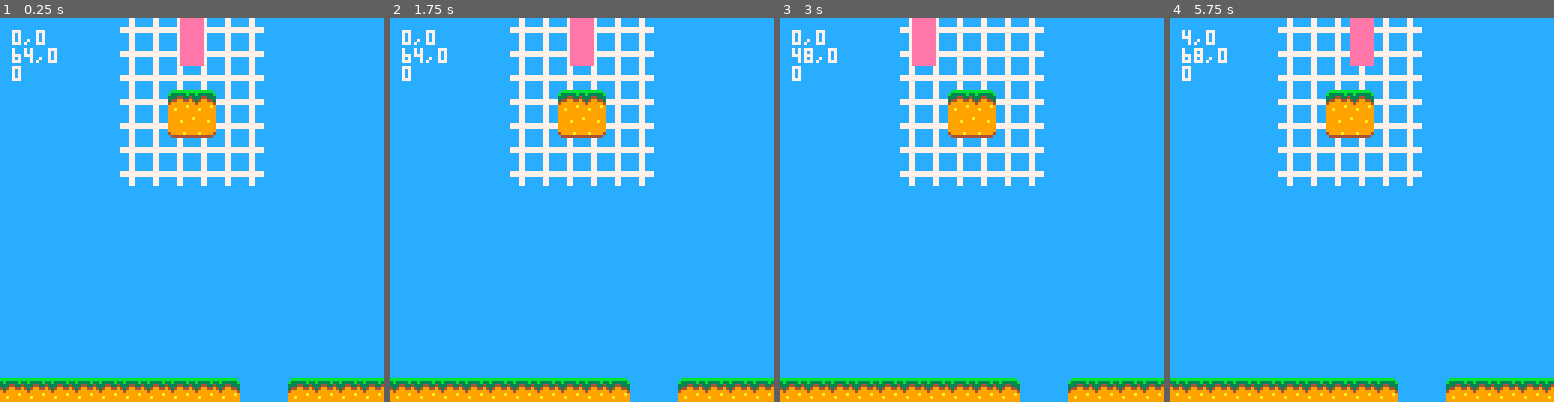
Above: before the commit, frames 1-4 (left to right).
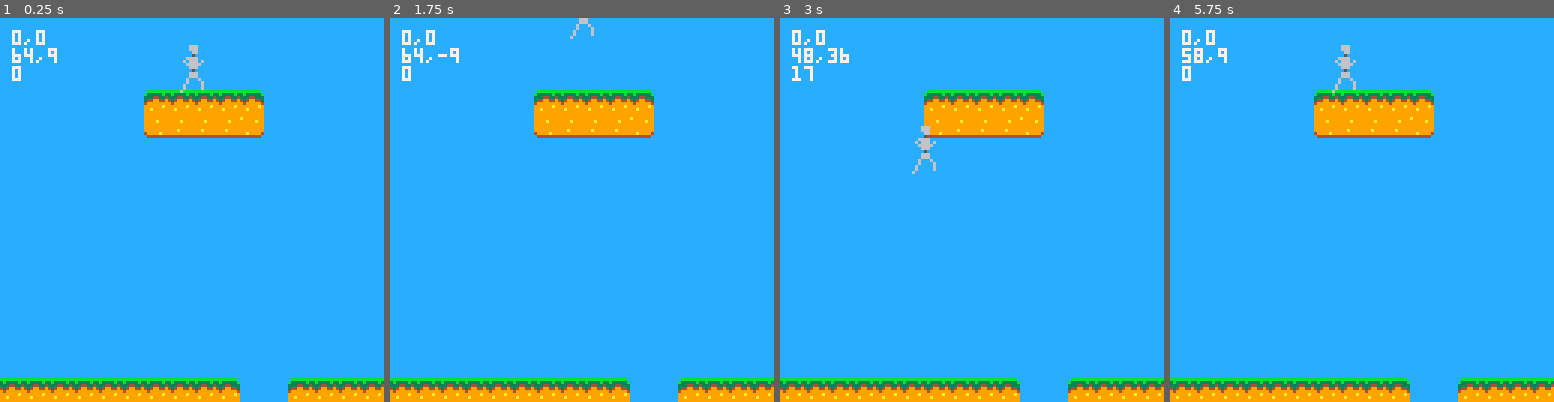
Above: after the commit, the same moments.

Repository: kivlor/android-escape
Game: PICO-8 cartridge map.p8
Two runs of this game, one before a commit and one after it. Both use one fixed random seed, a clock stepped at 60 frames per second and the inputs below.
Inputs:
- Up to frame 1 (0.25 s): no input
- Up to frame 2 (1.75 s): tap O (Z key) at 0.33, 0.7, 1.43 s
- Up to frame 3 (3 s): hold Left 1.97-2.37 s; tap O (Z key) at 2.22 s; hold Right from 2.87 s (still down)
- Up to frame 4 (5.75 s): tap O (Z key) at 3.1, 3.98, 4.87 s; release Right at 3.53 s; hold Right 4.13-4.53 s; hold Left from 5.13 s (still down)

The runs differ from the first frame. In frame 1, 8.5% of the frame differs, in the area x 12-69%, y 0-44%; in frame 2, 8.5%; in frame 3, 8.7%; in frame 4, 11%, in the area x 0-100%, y 0-100%.

Commit message:
map is now a basic platformer

Diff:
--- a/map.p8
+++ b/map.p8
@@ -3,7 +3,7 @@
 __lua__
 function _init()
 	cam={x=0,y=0}
-	player={x=64,y=0}
+	player={x=64,y=0,j=false}
 end
 
 function _draw()
@@ -13,12 +13,8 @@
 	rectfill(0,0,255,127,12)
 	map(0,0,0,0,128,128)
 
-	rectfill(
-		player.x-4,
-		player.y,
-		player.x+3,
-		player.y+15,14
-	)
+	spr(5,player.x-4,player.y)
+	spr(21,player.x-4,player.y+8)
 
 	ccords=cam.x..","..cam.y
 	print(ccords,cam.x+4,4,7)
@@ -26,7 +22,10 @@
 	pcords=player.x..","..player.y
 	print(pcords,cam.x+4,10,7)
 
-	pcoll=mget(0,3)
+	pcoll=mget(
+		flr(player.x/8),
+		flr(player.y/8)
+	)
 	print(pcoll,cam.x+4,16,7)
 end
 
@@ -49,13 +48,53 @@
 		end
 	end
 
-
-
-	if mget(player.x,player.y+16)==0 then
-		--player.y+=2
-	end
-end
-
+	if btn(4) and collflr() then
+		if player.j==false then
+			player.j=12
+		end
+	end
+
+	if player.j!=false then
+		player.j-=1
+
+		if player.j>2 then
+			player.y-=2
+		else
+			player.j=false
+		end
+	end
+
+	if collflr()==false then
+		if player.j==false then
+			player.y+=3
+		end
+	end
+
+	if player.y>128 then
+		reset()
+	end
+end
+
+function reset()
+	cam={x=0,y=0}
+	player={x=64,y=0,j=false}
+end
+
+function collflr()
+	x=flr((player.x-4)/8)
+	y=flr((player.y+16)/8)
+
+	l=mget(x,y)
+	r=mget(x+1,y)
+
+	if l>0 and l<4 then
+		return true
+	elseif r>0 and r<4 then
+		return true
+	end
+
+	return false
+end
 
 
 
@@ -191,165 +230,165 @@
 0000000000000000000000000000000000000000000000000000000000000000000000000000000000000000000000000000000000000000000000000000000000000000000000000000000000000000000000000000000000000000000000000000000000000000000000000000000000000000000000000000000000000000
 0000000000000000000000000000000000000000000000000000000000000000000000000000000000000000000000000000000000000000000000000000000000000000000000000000000000000000000000000000000000000000000000000000000000000000000000000000000000000000000000000000000000000000
 __map__
-0000001616040404040404160000000000000000000000000000000000000000000000000000000000000000000000000000000000000000000000000000000000000000000000000000000000000000000000000000000000000000000000000000000000000000000000000000000000000000000000000000000000000000
-0000001616040404040404160000000000000000000000000000000000000000000000000000000000000000000000000000000000000000000000000000000000000000000000000000000000000000000000000000000000000000000000000000000000000000000000000000000000000000000000000000000000000000
-0000000000040404040404161616161616161616161616161616161616161616161616161616161616161616161616161616161616161600000000000000000000000000000000000000000000000000000000000000000000000000000000000000000000000000000000000000000000000000000000000000000000000000
-0000000000040401030404161616161616161616161616161616161616161616161616161616161616161616161616161616161616161600000000000000000000000000000000000000000000000000000000000000000000000000000000000000000000000000000000000000000000000000000000000000000000000000
-1616000000040411130404161616161616161616161616161616161616161616161616161616161616161616161616161616161616161600000000000000000000000000000000000000000000000000000000000000000000000000000000000000000000000000000000000000000000000000000000000000000000000000
-0000000000040404040404161616161616161616161616161616161616161616161616161616161616161616161616161616161616161600000000000000000000000000000000000000000000000000000000000000000000000000000000000000000000000000000000000000000000000000000000000000000000000000
-0000000000040404040404161616161616161616161616161616161616161616161616161616161616161616161616161616161616161600000000000000000000000000000000000000000000000000000000000000000000000000000000000000000000000000000000000000000000000000000000000000000000000000
-1414141414001414141616161616161616161616161616161616161616161616161616161616161616161616161616161616161616161600000000000000000000000000000000000000000000000000000000000000000000000000000000000000000000000000000000000000000000000000000000000000000000000000
-1616161616161616161616161616161616161616161616161616161616161616161616161616161616161616161616161616161616161600000000000000000000000000000000000000000000000000000000000000000000000000000000000000000000000000000000000000000000000000000000000000000000000000
-1616161616161616161616161616161616161616161616161616161616161616161616161616161616161616161616161616161616161600000000000000000000000000000000000000000000000000000000000000000000000000000000000000000000000000000000000000000000000000000000000000000000000000
-1616161616161616161616161616161616161616161616161616161616161616161616161616161616161616161616161616161616161600000000000000000000000000000000000000000000000000000000000000000000000000000000000000000000000000000000000000000000000000000000000000000000000000
-1616161616161616161616161616161616161616161616161616161616161616161616161616161616161616161616161616161616161600000000000000000000000000000000000000000000000000000000000000000000000000000000000000000000000000000000000000000000000000000000000000000000000000
-1616161616161616161616161616161616161616161616161616161616161616161616161616161616161616161616161616161616161600000000000000000000000000000000000000000000000000000000000000000000000000000000000000000000000000000000000000000000000000000000000000000000000000
-1616161616161616161600000000000000161616161616161616010202031616161616161616161616161616161616161616161616161600000000000000000000000000000000000000000000000000000000000000000000000000000000000000000000000000000000000000000000000000000000000000000000000000
-1616161616161616161616000000000000000000000000000016161616161616161616161616161616161616161616161616161616161600000000000000000000000000000000000000000000000000000000000000000000000000000000000000000000000000000000000000000000000000000000000000000000000000
-0202020202020202020300000102020202020202020202030000000001020202161616161616161616161616161616161616161616161600000000000000000000000000000000000000000000000000000000000000000000000000000000000000000000000000000000000000000000000000000000000000000000000000
-0000000000000516161616161616161600161616161616161616161600160016161616161616161616161616161616161616161616161600000000000000000000000000000000000000000000000000000000000000000000000000000000000000000000000000000000000000000000000000000000000000000000000000
-0505050505050516161616161616001616161616161616161616161616161616161616161616161616161616161616161616161616161600000000000000000000000000000000000000000000000000000000000000000000000000000000000000000000000000000000000000000000000000000000000000000000000000
-0505050505050516161616161616161616161616161616161616161616161616161616161616161616161616161616161616161616161600000000000000000000000000000000000000000000000000000000000000000000000000000000000000000000000000000000000000000000000000000000000000000000000000
-0505050505050516161616161600161616161616161616161616161616161616161616161616161616161616161616161616161616161600000000000000000000000000000000000000000000000000000000000000000000000000000000000000000000000000000000000000000000000000000000000000000000000000
-0505050505050516161616161616161616161616161600001616161616161616161616161616161616161616161616161616161616161600000000000000000000000000000000000000000000000000000000000000000000000000000000000000000000000000000000000000000000000000000000000000000000000000
-0505050500000016161616161616001616161616161616160016161616161616161616161616161616161616161616161616161616161600000000000000000000000000000000000000000000000000000000000000000000000000000000000000000000000000000000000000000000000000000000000000000000000000
-0505050505050500160000000000001616161616161616161616161616161616161616161616161616161616161616161616161616161600000000000000000000000000000000000000000000000000000000000000000000000000000000000000000000000000000000000000000000000000000000000000000000000000
-0505050505050516161600000000001600161616161616161616001616161616161616161616161616161616161616161616161616161600000000000000000000000000000000000000000000000000000000000000000000000000000000000000000000000000000000000000000000000000000000000000000000000000
-1616161616161616161616161616161616161616161616161616161616161616161616161616161616161616161616161616161616161600000000000000000000000000000000000000000000000000000000000000000000000000000000000000000000000000000000000000000000000000000000000000000000000000
-1616161616161616161616161616161616161616161616161616161616001616161616161616161616161616161616161616161616161600000000000000000000000000000000000000000000000000000000000000000000000000000000000000000000000000000000000000000000000000000000000000000000000000
-1616161616161616161616161616161616161616161616161616161616160016161616161616161616161616161616161616161616161600000000000000000000000000000000000000000000000000000000000000000000000000000000000000000000000000000000000000000000000000000000000000000000000000
-1616161616161616161616161616161616161616160016161616161616160016161616161616161616161616161616161616161616161600000000000000000000000000000000000000000000000000000000000000000000000000000000000000000000000000000000000000000000000000000000000000000000000000
-1616161616161616161616161616161616161616161616161600161616001616161616161616161616161616161616161616161616161600000000000000000000000000000000000000000000000000000000000000000000000000000000000000000000000000000000000000000000000000000000000000000000000000
-1616161616161616161616161616161616161616161616161616160016161616161616161616161616161616161616161616161616161600000000000000000000000000000000000000000000000000000000000000000000000000000000000000000000000000000000000000000000000000000000000000000000000000
-1616161616161616161616161616161616161616161616161616161616161616161616161616161616161616161616161616161616161600000000000000000000000000000000000000000000000000000000000000000000000000000000000000000000000000000000000000000000000000000000000000000000000000
-1616161616161616161616161616161616161616161616161616161616161616161616161616161616161616161616161616161616161600000000000000000000000000000000000000000000000000000000000000000000000000000000000000000000000000000000000000000000000000000000000000000000000000
-…(130 lines of a section not shown)…
+0000000000000000000000000000000000000000000000000000000000000000000000000000000000000000000000000000000000000000000000000000000000000000000000000000000000000000000000000000000000000000000000000000000000000000000000000000000000000000000000000000000000000000
+0000000000000000000000000000000000000000000000000000000000000000000000000000000000000000000000000000000000000000000000000000000000000000000000000000000000000000000000000000000000000000000000000000000000000000000000000000000000000000000000000000000000000000
+0000000000000000000000000000000000000000000000000000000000000000000000000000000000000000000000000000000000000000000000000000000000000000000000000000000000000000000000000000000000000000000000000000000000000000000000000000000000000000000000000000000000000000
+0000000000000102020203000000000000000000000000000000000000000000000000000000000000000000000000000000000000000000000000000000000000000000000000000000000000000000000000000000000000000000000000000000000000000000000000000000000000000000000000000000000000000000
+0000000000001112121213000000000000000000000000000000000000000000000000000000000000000000000000000000000000000000000000000000000000000000000000000000000000000000000000000000000000000000000000000000000000000000000000000000000000000000000000000000000000000000
+0000000000000000000000000000000000000000000000000000000000000000000000000000000000000000000000000000000000000000000000000000000000000000000000000000000000000000000000000000000000000000000000000000000000000000000000000000000000000000000000000000000000000000
+0000000000000000000000000000000000000000000000000000000000000000000000000000000000000000000000000000000000000000000000000000000000000000000000000000000000000000000000000000000000000000000000000000000000000000000000000000000000000000000000000000000000000000
+0000000000000000000000000000000000000000000000000000000000000000000000000000000000000000000000000000000000000000000000000000000000000000000000000000000000000000000000000000000000000000000000000000000000000000000000000000000000000000000000000000000000000000
+0000000000000000000000000000000000000000000000000000000000000000000000000000000000000000000000000000000000000000000000000000000000000000000000000000000000000000000000000000000000000000000000000000000000000000000000000000000000000000000000000000000000000000
+0000000000000000000000000000000000000000000000000000000000000000000000000000000000000000000000000000000000000000000000000000000000000000000000000000000000000000000000000000000000000000000000000000000000000000000000000000000000000000000000000000000000000000
+0000000000000000000000000000000000000000000000000000000000000000000000000000000000000000000000000000000000000000000000000000000000000000000000000000000000000000000000000000000000000000000000000000000000000000000000000000000000000000000000000000000000000000
+0000000000000000000000000000000000000000000000000000000000000000000000000000000000000000000000000000000000000000000000000000000000000000000000000000000000000000000000000000000000000000000000000000000000000000000000000000000000000000000000000000000000000000
+0000000000000000000000000000000000000000000000000000000000000000000000000000000000000000000000000000000000000000000000000000000000000000000000000000000000000000000000000000000000000000000000000000000000000000000000000000000000000000000000000000000000000000
+0000000000000000000000000000000000000000000000000000010202030000000000000000000000000000000000000000000000000000000000000000000000000000000000000000000000000000000000000000000000000000000000000000000000000000000000000000000000000000000000000000000000000000
+0000000000000000000000000000000000000000000000000000000000000000000000000000000000000000000000000000000000000000000000000000000000000000000000000000000000000000000000000000000000000000000000000000000000000000000000000000000000000000000000000000000000000000
+0202020202020202020300000102020202020202020202030000000001020202000000000000000000000000000000000000000000000000000000000000000000000000000000000000000000000000000000000000000000000000000000000000000000000000000000000000000000000000000000000000000000000000
+0000000000000000000000000000000000000000000000000000000000000000000000000000000000000000000000000000000000000000000000000000000000000000000000000000000000000000000000000000000000000000000000000000000000000000000000000000000000000000000000000000000000000000
+0000000000000000000000000000000000000000000000000000000000000000000000000000000000000000000000000000000000000000000000000000000000000000000000000000000000000000000000000000000000000000000000000000000000000000000000000000000000000000000000000000000000000000
+0000000000000000000000000000000000000000000000000000000000000000000000000000000000000000000000000000000000000000000000000000000000000000000000000000000000000000000000000000000000000000000000000000000000000000000000000000000000000000000000000000000000000000
+0000000000000000000000000000000000000000000000000000000000000000000000000000000000000000000000000000000000000000000000000000000000000000000000000000000000000000000000000000000000000000000000000000000000000000000000000000000000000000000000000000000000000000
+0000000000000000000000000000000000000000000000000000000000000000000000000000000000000000000000000000000000000000000000000000000000000000000000000000000000000000000000000000000000000000000000000000000000000000000000000000000000000000000000000000000000000000
+0000000000000000000000000000000000000000000000000000000000000000000000000000000000000000000000000000000000000000000000000000000000000000000000000000000000000000000000000000000000000000000000000000000000000000000000000000000000000000000000000000000000000000
+0000000000000000000000000000000000000000000000000000000000000000000000000000000000000000000000000000000000000000000000000000000000000000000000000000000000000000000000000000000000000000000000000000000000000000000000000000000000000000000000000000000000000000
+0000000000000000000000000000000000000000000000000000000000000000000000000000000000000000000000000000000000000000000000000000000000000000000000000000000000000000000000000000000000000000000000000000000000000000000000000000000000000000000000000000000000000000
+0000000000000000000000000000000000000000000000000000000000000000000000000000000000000000000000000000000000000000000000000000000000000000000000000000000000000000000000000000000000000000000000000000000000000000000000000000000000000000000000000000000000000000
+0000000000000000000000000000000000000000000000000000000000000000000000000000000000000000000000000000000000000000000000000000000000000000000000000000000000000000000000000000000000000000000000000000000000000000000000000000000000000000000000000000000000000000
+0000000000000000000000000000000000000000000000000000000000000000000000000000000000000000000000000000000000000000000000000000000000000000000000000000000000000000000000000000000000000000000000000000000000000000000000000000000000000000000000000000000000000000
+0000000000000000000000000000000000000000000000000000000000000000000000000000000000000000000000000000000000000000000000000000000000000000000000000000000000000000000000000000000000000000000000000000000000000000000000000000000000000000000000000000000000000000
+0000000000000000000000000000000000000000000000000000000000000000000000000000000000000000000000000000000000000000000000000000000000000000000000000000000000000000000000000000000000000000000000000000000000000000000000000000000000000000000000000000000000000000
+0000000000000000000000000000000000000000000000000000000000000000000000000000000000000000000000000000000000000000000000000000000000000000000000000000000000000000000000000000000000000000000000000000000000000000000000000000000000000000000000000000000000000000
+0000000000000000000000000000000000000000000000000000000000000000000000000000000000000000000000000000000000000000000000000000000000000000000000000000000000000000000000000000000000000000000000000000000000000000000000000000000000000000000000000000000000000000
+0000000000000000000000000000000000000000000000000000000000000000000000000000000000000000000000000000000000000000000000000000000000000000000000000000000000000000000000000000000000000000000000000000000000000000000000000000000000000000000000000000000000000000
+…(130 lines of a section not shown)…
Not shown, changed: 20 lines of the sprite sheet (__gfx__) section of map.p8
